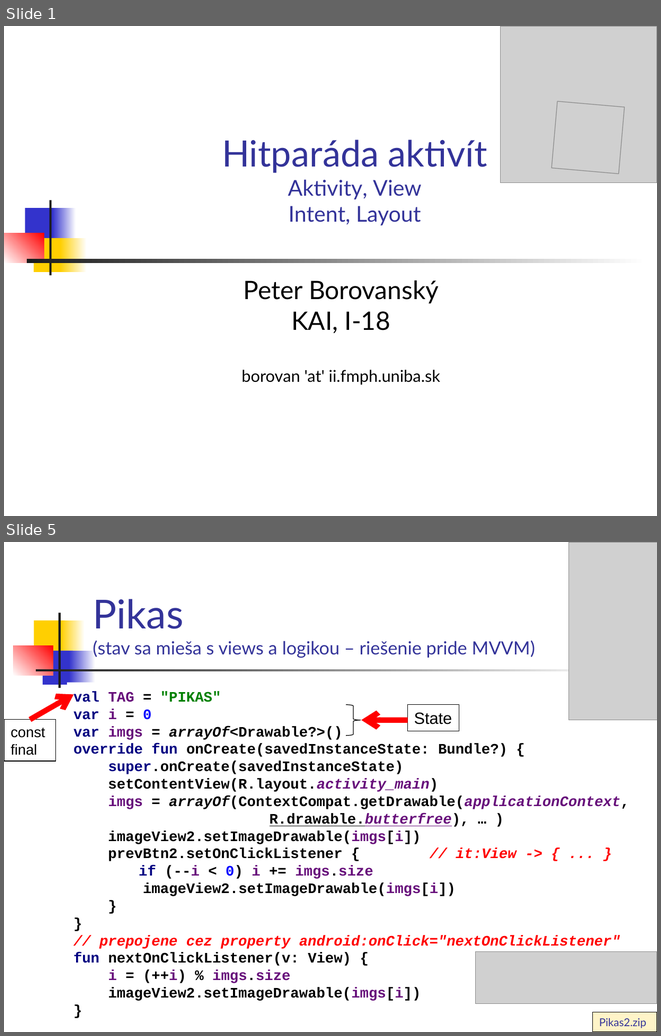
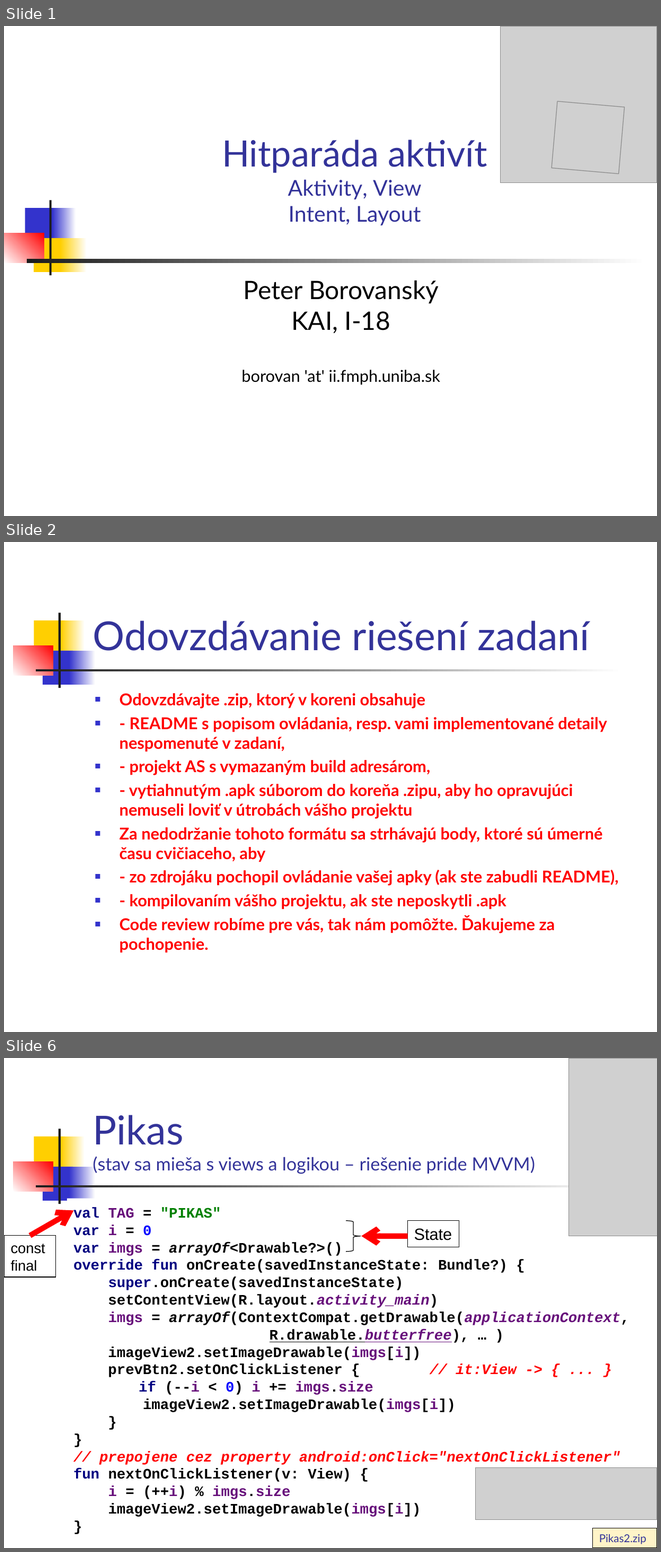
Before and after one commit to vmandro/Prednasky, a slide deck: 03/03_Android.ppt. Shown one above the other, each under a label of ours: slides 1 and 5 before the commit, slides 1, 2 and 6 after it; the slides between them are not shown. The pictures are 661x1036 and 661x1552 pixels, drawn with LibreOffice and Linux fonts; fonts in the diff are those of the drawing; grey boxes stand for pictures. Boxes give left, top, right and bottom in pixels: in the first picture for what was removed or moved away, otherwise in the second. Text is boxed around its words. In the diff, an @@ line names an element or a change of style, - is before the commit and + after.

```diff
--- a/03/03_Android.ppt
+++ b/03/03_Android.ppt
@@ slide 2 added at [4, 542, 657, 1032], background #FFFFFF; not listed: 7 template elements that a slide beside it also shows @@
@@ title added at [93, 620, 590, 651], 44 pt, text #333399 @@
+Odovzdávanie riešení zadaní
@@ text added at [120, 693, 619, 952], 18 pt, text #FF0000, bold @@
+■ Odovzdávajte .zip, ktorý v koreni obsahuje
+■ - README s popisom ovládania, resp. vami implementované detaily nespomenuté v zadaní,
+■ - projekt AS s vymazaným build adresárom,
+■ - vytiahnutým .apk súborom do koreňa .zipu, aby ho opravujúci nemuseli loviť v útrobách vášho projektu
+■ Za nedodržanie tohoto formátu sa strhávajú body, ktoré sú úmerné času cvičiaceho, aby
+■ - zo zdrojáku pochopil ovládanie vašej apky (ak ste zabudli README),
+■ - kompilovaním vášho projektu, ak ste neposkytli .apk
+■ Code review robíme pre vás, tak nám pomôžte. Ďakujeme za pochopenie.
@@ what was slide 5 is now slide 6 @@
```
Also in this commit, not shown: 12 slides changed, 5 other slides added, 2 slides removed, 5 other files.
